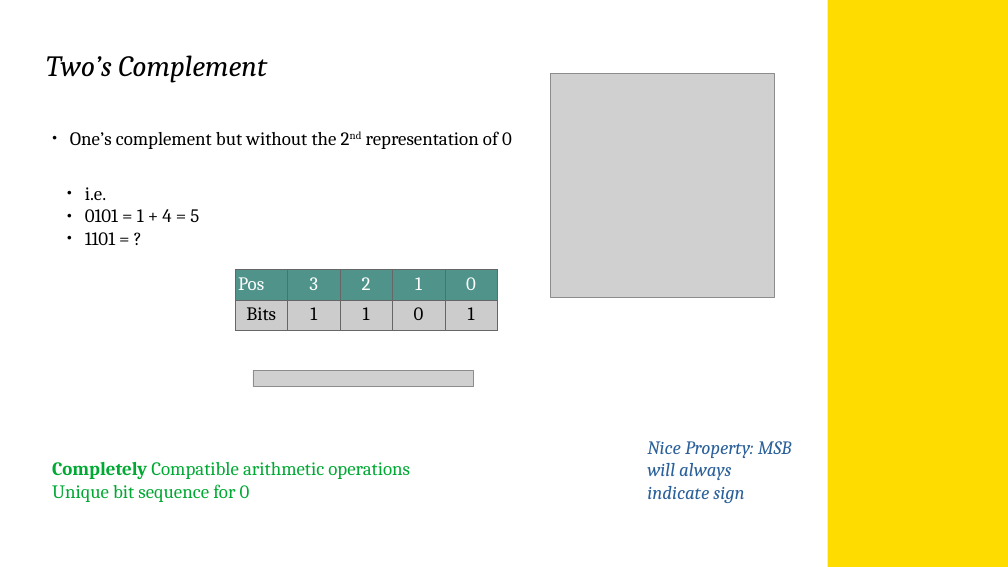
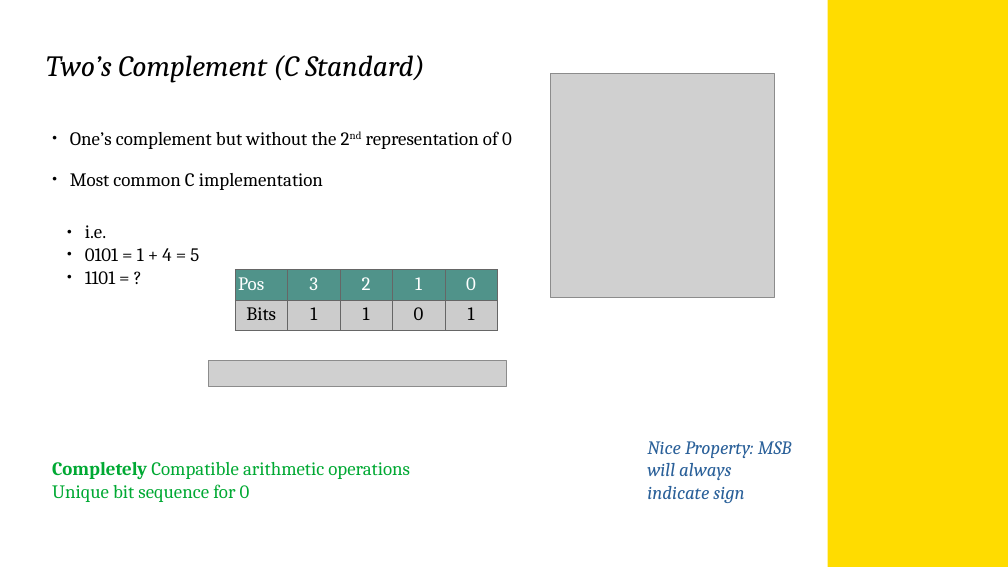
Before and after one commit to krudbox/1521, a slide deck: slide 6 of Week7/COMP1521W7.odp. Drawn at 1008x567 pixels with LibreOffice and Linux fonts; fonts in the diff are those of the drawing; grey boxes stand for pictures; background and template pictures are left out. Boxes give left, top, right and bottom in pixels: in the first picture for what was removed or moved away, otherwise in the second. Text is boxed around its words. In the diff, an @@ line names an element or a change of style, - is before the commit and + after.

```diff
--- a/Week7/COMP1521W7.odp
+++ b/Week7/COMP1521W7.odp
@@ title at (46,55,424,83): text changed @@
-Two’s Complement
+Two’s Complement (C Standard)
@@ text at (70,173,323,190): paragraph added @@
+● Most common C implementation
@@ text "i.e.": place and size @@
-text "i.e." at (85,187,199,245)
+text "i.e." at (85,225,199,284)
@@ picture: place and size @@
-picture at (253,371,473,387)
+picture at (209,360,507,386)
```
Also in this commit, not shown: 4 other slides changed.
